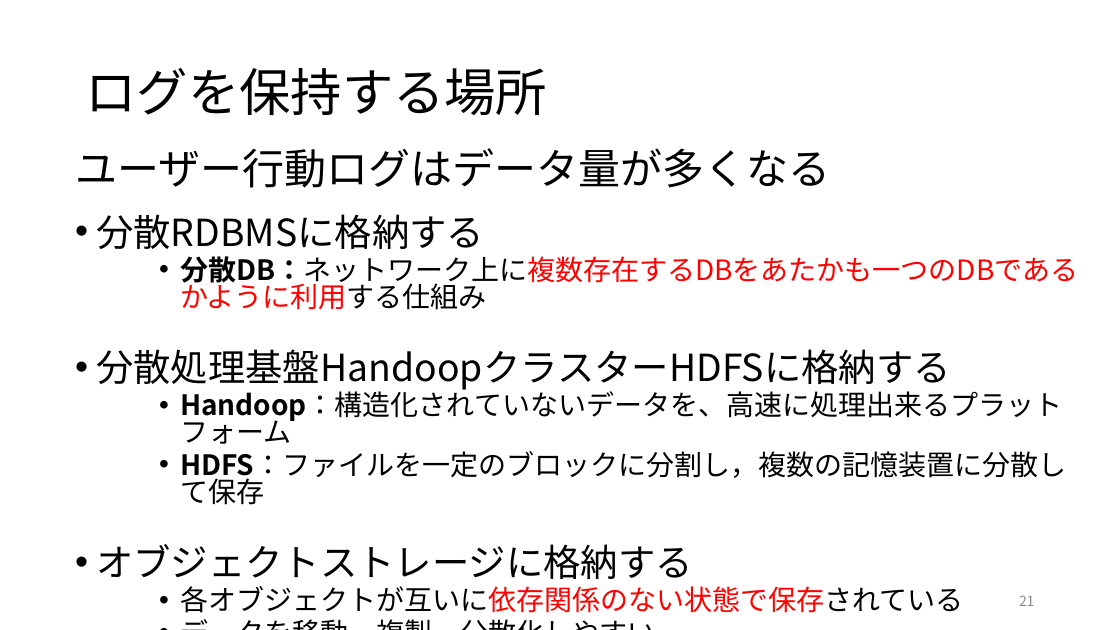
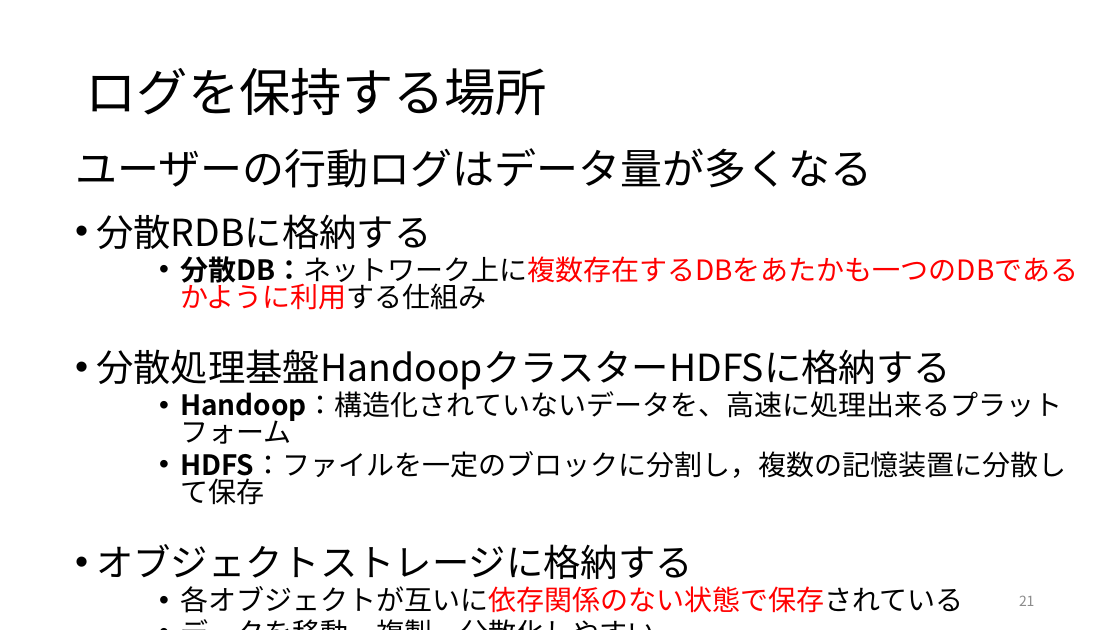
Before and after one commit to ryosuke-ku/Rinko, a slide deck: slide 21 of 仕事ではじめる機械学習第4章.pptx. Drawn at 1120x630 pixels with LibreOffice and Linux fonts; fonts in the diff are those of the drawing. Boxes give left, top, right and bottom in pixels: in the first picture for what was removed or moved away, otherwise in the second. Text is boxed around its words. In the diff, an @@ line names an element or a change of style, - is before the commit and + after.

```diff
--- a/仕事ではじめる機械学習第4章.pptx
+++ b/仕事ではじめる機械学習第4章.pptx
@@ text at box(75, 148, 872, 249): text changed @@
-ユーザー行動ログはデータ量が多くなる
-• 分散RDBMSに格納する
+ユーザーの行動ログはデータ量が多くなる
+• 分散RDBに格納する
```
Also in this commit, not shown: 5 other slides changed, 3 other files.
